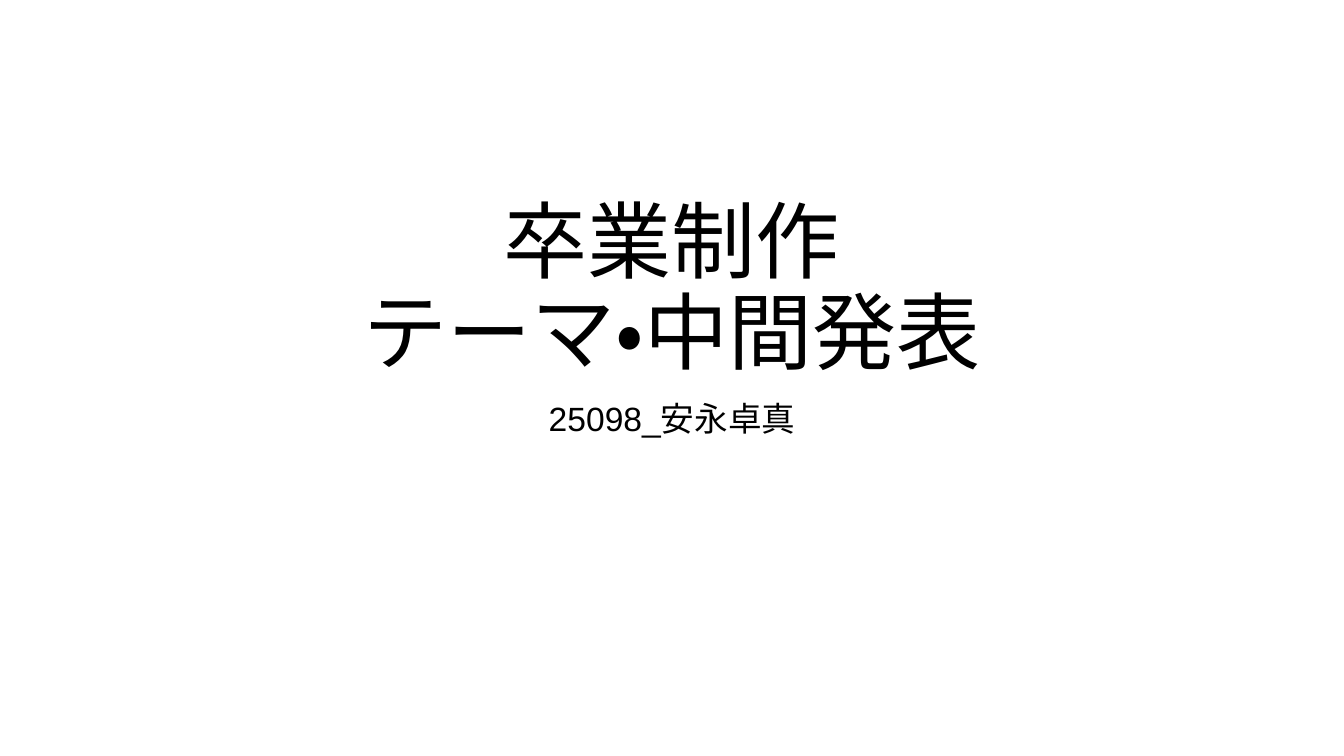
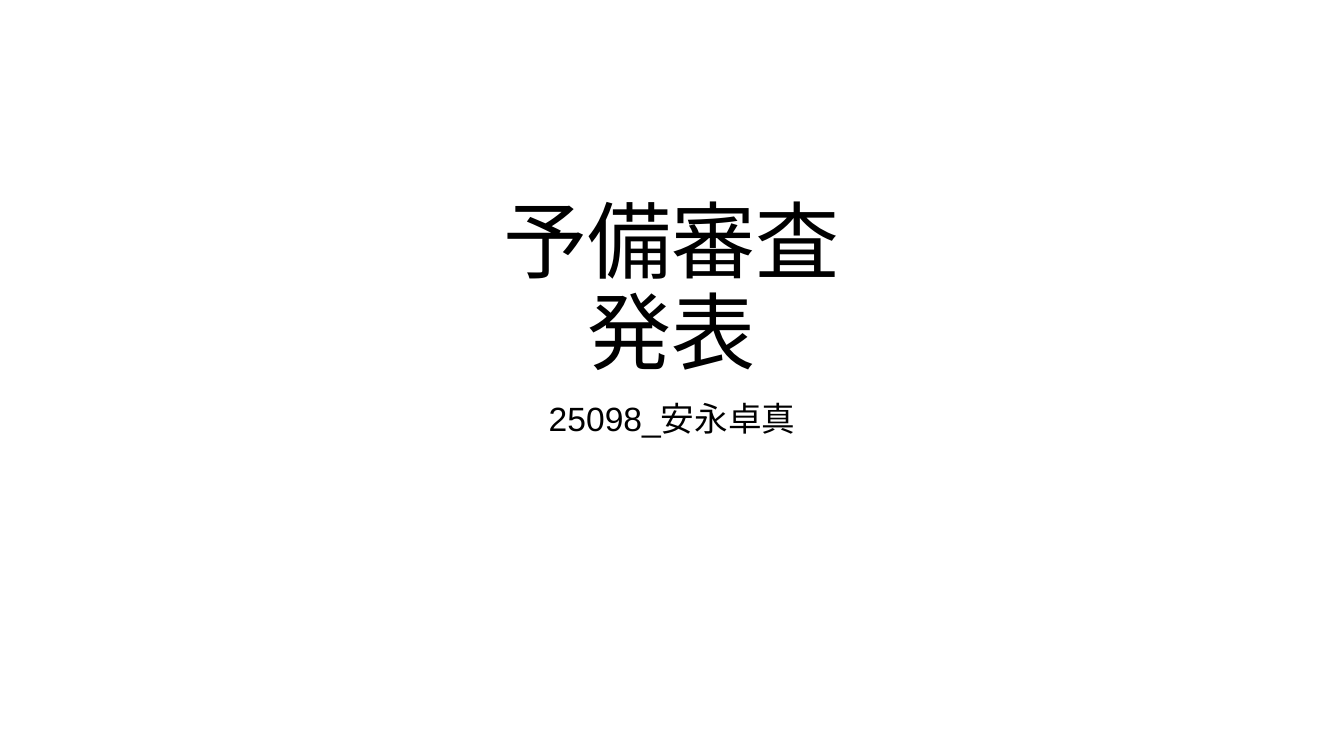
Before and after one commit to ckg25098-lang/zemi, a slide deck: slide 1 of 卒業制作 テーマ・中間発表.pptx. Drawn at 1344x756 pixels with LibreOffice and Linux fonts; fonts in the diff are those of the drawing. Boxes give left, top, right and bottom in pixels: in the first picture for what was removed or moved away, otherwise in the second. Text is boxed around its words. In the diff, an @@ line names an element or a change of style, - is before the commit and + after.

Commit message:
提出物制作

```diff
--- a/卒業制作 テーマ・中間発表.pptx
+++ b/卒業制作 テーマ・中間発表.pptx
@@ title at (504,201,840,370): text changed @@
-卒業制作
-テーマ・中間発表
+予備審査
+発表
```
Also in this commit, not shown: 1 slide added, 1 slide removed, 2 other files.
